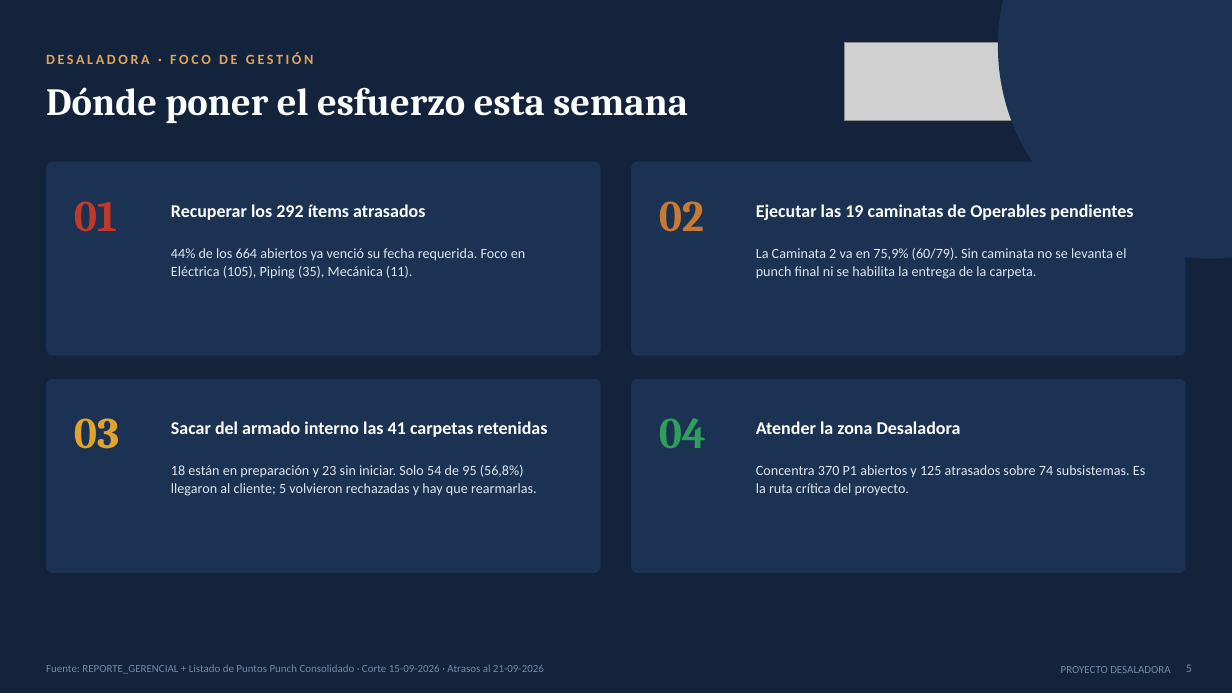
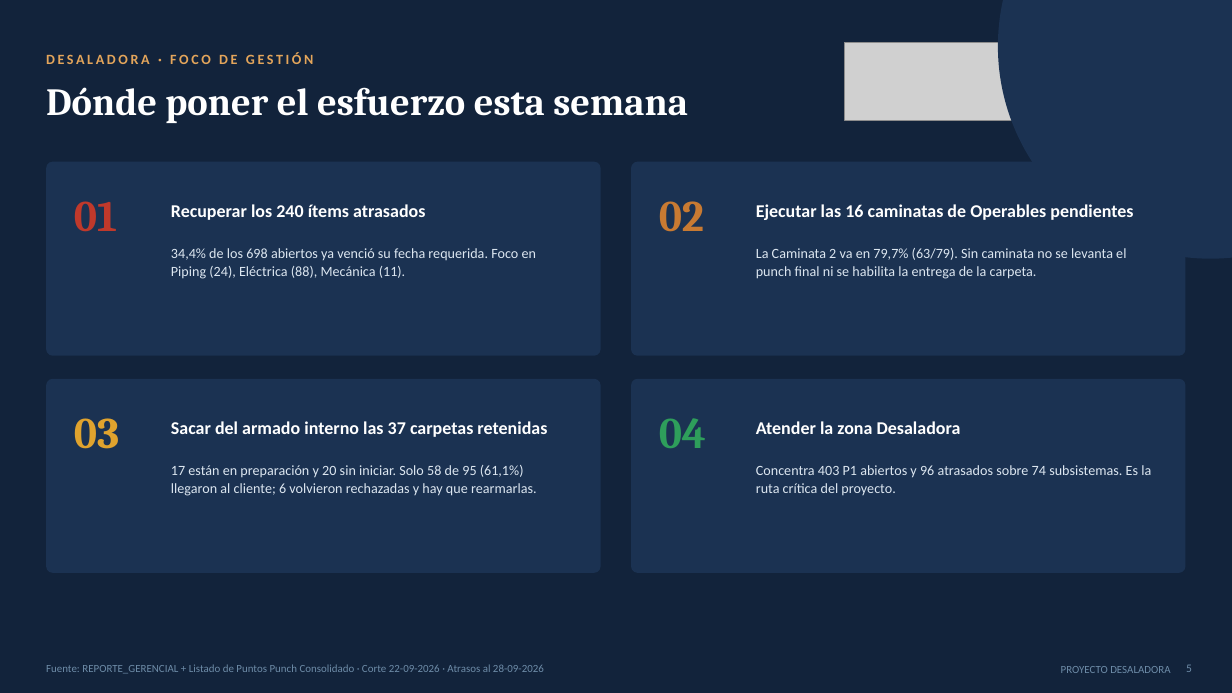
Before and after one commit to tdkvalex/Dashboard-HSEQ, a slide deck: slide 5 of panel_control_TOP_P1/Panel_Control_TOP_P1.pptx. Drawn at 1232x693 pixels with LibreOffice and Linux fonts; fonts in the diff are those of the drawing; grey boxes stand for pictures. Boxes give left, top, right and bottom in pixels: in the first picture for what was removed or moved away, otherwise in the second. Text is boxed around its words. In the diff, an @@ line names an element or a change of style, - is before the commit and + after.

```diff
--- a/panel_control_TOP_P1/Panel_Control_TOP_P1.pptx
+++ b/panel_control_TOP_P1/Panel_Control_TOP_P1.pptx
@@ text at (x1=171, y1=204, x2=425, y2=220): text changed @@
-Recuperar los 292 ítems atrasados
+Recuperar los 240 ítems atrasados
@@ text at (x1=756, y1=204, x2=1133, y2=220): text changed @@
-Ejecutar las 19 caminatas de Operables pendientes
+Ejecutar las 16 caminatas de Operables pendientes
@@ text at (x1=171, y1=248, x2=536, y2=279): text changed @@
-44% de los 664 abiertos ya venció su fecha requerida. Foco en Eléctrica (105), Piping (35), Mecánica (11).
+34,4% de los 698 abiertos ya venció su fecha requerida. Foco en Piping (24), Eléctrica (88), Mecánica (11).
@@ text at (x1=756, y1=248, x2=1126, y2=279): text changed @@
-La Caminata 2 va en 75,9% (60/79). Sin caminata no se levanta el punch final ni se habilita la entrega de la carpeta.
+La Caminata 2 va en 79,7% (63/79). Sin caminata no se levanta el punch final ni se habilita la entrega de la carpeta.
@@ text at (x1=171, y1=421, x2=547, y2=437): text changed @@
-Sacar del armado interno las 41 carpetas retenidas
+Sacar del armado interno las 37 carpetas retenidas
@@ text at (x1=171, y1=465, x2=537, y2=496): text changed @@
-18 están en preparación y 23 sin iniciar. Solo 54 de 95 (56,8%) llegaron al cliente; 5 volvieron rechazadas y hay que rearmarlas.
+17 están en preparación y 20 sin iniciar. Solo 58 de 95 (61,1%) llegaron al cliente; 6 volvieron rechazadas y hay que rearmarlas.
@@ text at (x1=756, y1=465, x2=1151, y2=495): text changed @@
-Concentra 370 P1 abiertos y 125 atrasados sobre 74 subsistemas. Es la ruta crítica del proyecto.
+Concentra 403 P1 abiertos y 96 atrasados sobre 74 subsistemas. Es la ruta crítica del proyecto.
@@ text at (x1=46, y1=664, x2=544, y2=674): text changed @@
-Fuente: REPORTE_GERENCIAL + Listado de Puntos Punch Consolidado · Corte 15-09-2026 · Atrasos al 21-09-2026
+Fuente: REPORTE_GERENCIAL + Listado de Puntos Punch Consolidado · Corte 22-09-2026 · Atrasos al 28-09-2026
```
Also in this commit, not shown: 11 other slides changed, 8 other files.
